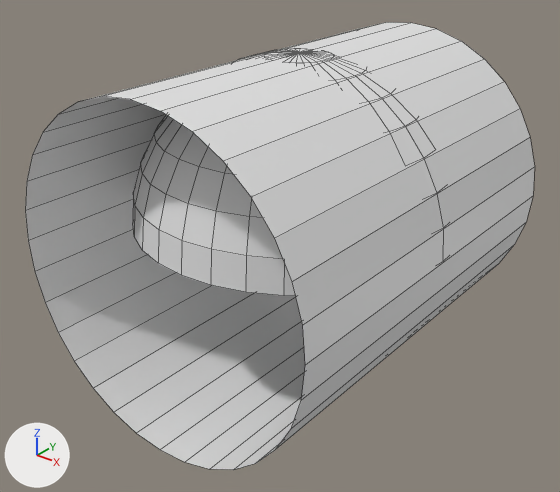
Renders of the Blender file blender/Models.blend from each side of a commit.
Before and after are seen from a camera (50 mm lens) standing at (2.66, -3.5, 1.92) and looking at (-0.03, -0.13, -0.17). Every picture has the same lights, and +X, +Y and +Z are marked at lower left. Mesh edges are drawn as thin lines.

In view in the first picture: 'Hemisphere', 'Tube'.
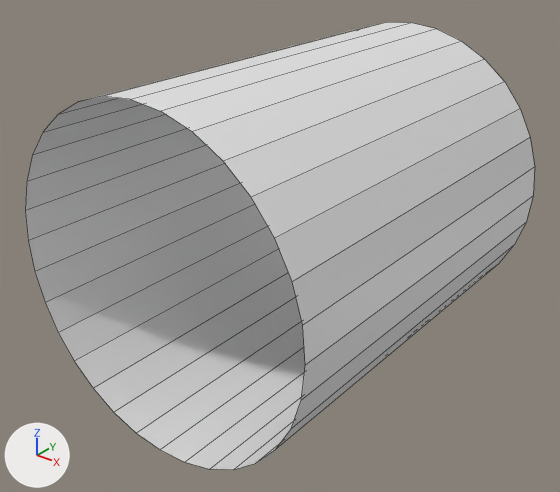
Where the change shows, as pixel boxes (x1, y1, x2, y2) in the pictures (560 x 492 px; the box of a moved part takes in the faces that stretch with it):
'Hemisphere', hidden
    before: (133, 48, 444, 296)
part 1 of me_tube, moved or reshaped
    both: (44, 41, 520, 238)
part 2 of me_tube, moved or reshaped
    both: (114, 297, 305, 462)

The change in detail:
me_tube has 64 vertices, 32 faces and spans x -1.0..1.0, y -1.24..1.24, z -1.01..0.99.
me_tube is used by ob_tube; location (0.0, 0.0, 0.0).
Verts and faces of me_tube; kept vertices keep their numbers, new ones are numbered from 64.
Before the commit, vertices of me_tube: 1 (0.38, 1.24, 0.92) at pixel (461, 41), 2 (0.56, 1.24, 0.82) at pixel (484, 59), 3 (0.71, 1.24, 0.7) at pixel (504, 81), 4 (0.83, 1.24, 0.55) at pixel (520, 108), 29 (-0.56, -1.24, 0.82) at pixel (58, 114).
Before the commit, vertices of me_tube: 31 (-0.71, -1.24, 0.7) at pixel (42, 132), 38 (-0.71, 1.24, 0.7), 46 (-0.56, 1.24, 0.82), 57 (0.83, -1.24, 0.55) at pixel (274, 238), 58 (0.71, -1.24, 0.7) at pixel (251, 197).
Before the commit, vertices of me_tube: 59 (0.56, -1.24, 0.82) at pixel (223, 161), 60 (0.38, -1.24, 0.92) at pixel (192, 131).
Before the commit, vertices of me_tube: 14 (0.2, 1.24, -0.99), 15 (0.0, 1.24, -1.01), 16 (-0.2, 1.24, -0.99), 17 (-0.38, 1.24, -0.93), 42 (-0.38, -1.24, -0.93) at pixel (113, 412).
Before the commit, vertices of me_tube: 43 (-0.2, -1.24, -0.99) at pixel (136, 433), 44 (0.0, -1.24, -1.01) at pixel (160, 449), 45 (0.2, -1.24, -0.99) at pixel (184, 462).
Part 1, on me_tube:
Faces deleted: (3, 4, 57, 58), (1, 2, 59, 60), (29, 31, 38, 46).
New faces: (3, 58, 57, 4), (1, 60, 59, 2), (29, 46, 38, 31).
Part 2, on me_tube:
Faces deleted: (16, 17, 42, 43), (14, 15, 44, 45).
New faces: (16, 43, 42, 17), (14, 45, 44, 15).
Object 'Hemisphere' (ob_hemisphere) is now hidden.
